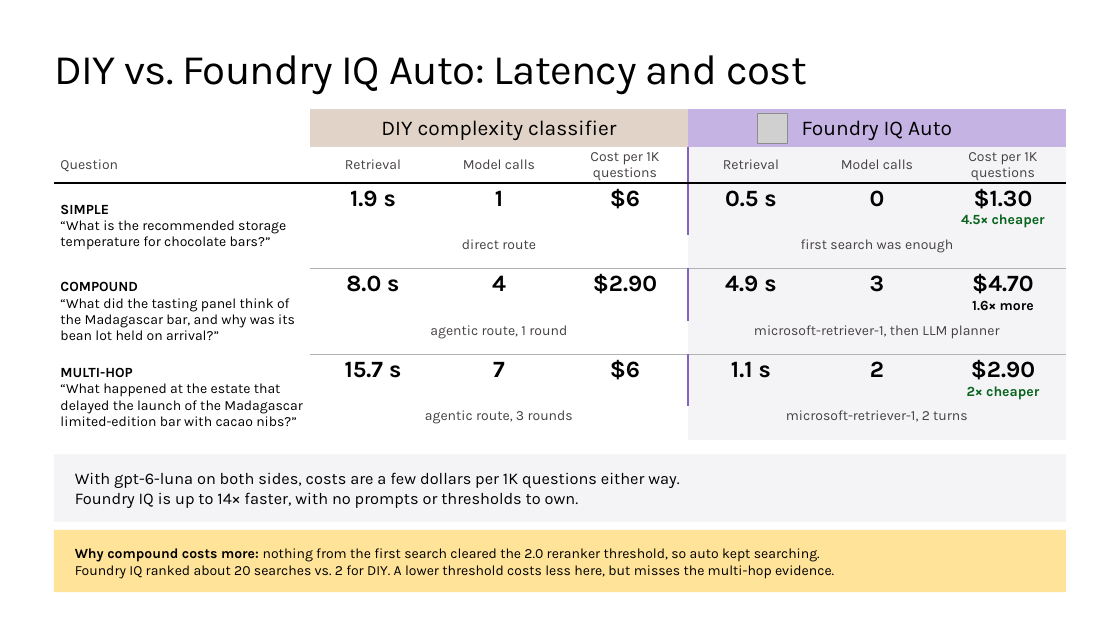
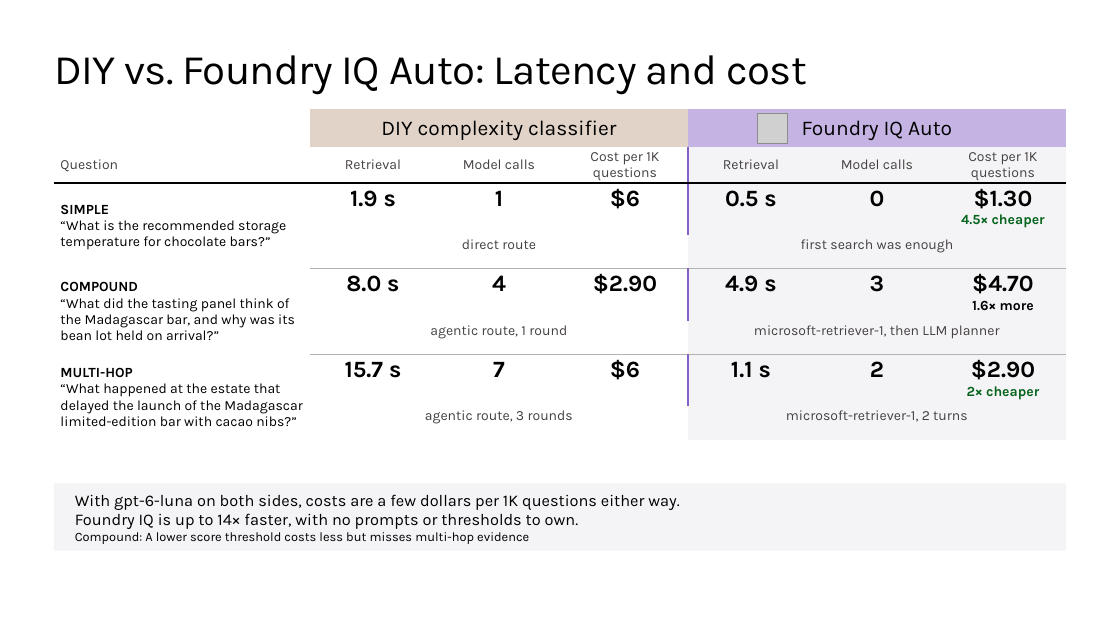
Before and after one commit to microsoft/ignite26-BRK300-building-agentic-retrieval-from-diy-to-foundry-iq, a slide deck: slide 38 of IgniteBRK300-WorkingDeck.pptx. Drawn at 1120x630 pixels with LibreOffice and Linux fonts; fonts in the diff are those of the drawing; grey boxes stand for pictures; background and template pictures are left out. Boxes give left, top, right and bottom in pixels: in the first picture for what was removed or moved away, otherwise in the second. Text is boxed around its words. In the diff, an @@ line names an element or a change of style, - is before the commit and + after.

Commit message:
minor update

```diff
--- a/IgniteBRK300-WorkingDeck.pptx
+++ b/IgniteBRK300-WorkingDeck.pptx
@@ rectangle "With gpt-6-luna on both sides, ...": place and size @@
-rectangle "With gpt-6-luna on both sides, ..." at box(54, 455, 1066, 522)
+rectangle "With gpt-6-luna on both sides, ..." at box(54, 483, 1066, 550)
@@ rectangle removed at box(54, 530, 1066, 592) @@
-Why compound costs more: nothing from the first search cleared the 2.0 reranker threshold, so auto kept searching.
-Foundry IQ ranked about 20 searches vs. 2 for DIY. A lower threshold costs less here, but misses the multi-hop evidence.
@@ text in rectangle at box(75, 532, 529, 544): paragraph added @@
+Compound: A lower score threshold costs less but misses multi-hop evidence
```
